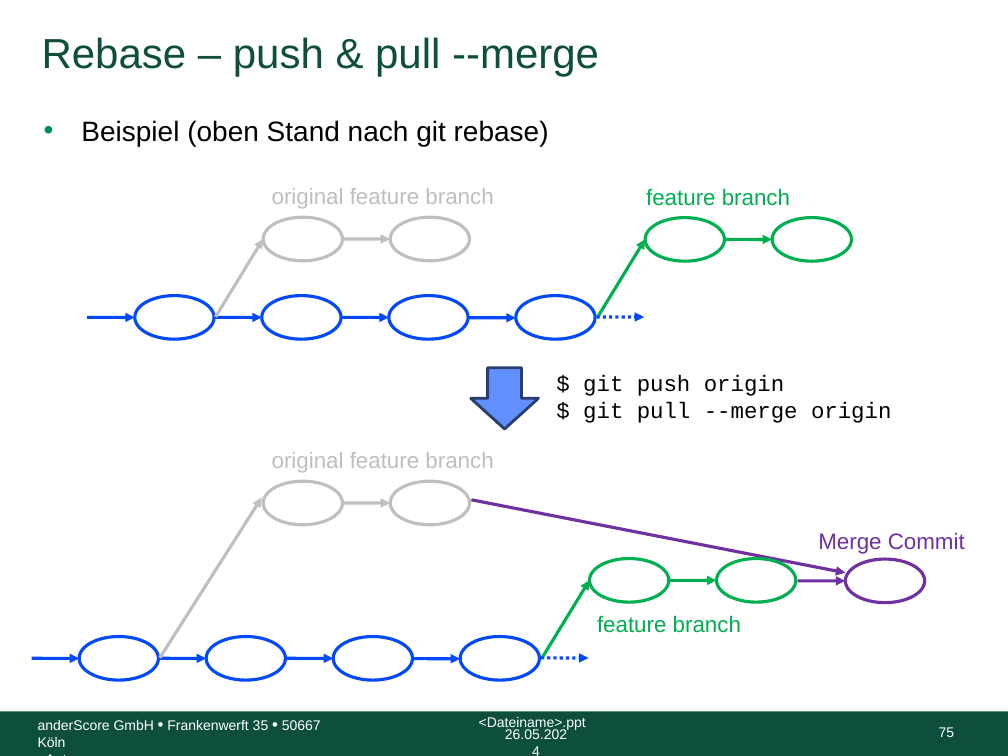
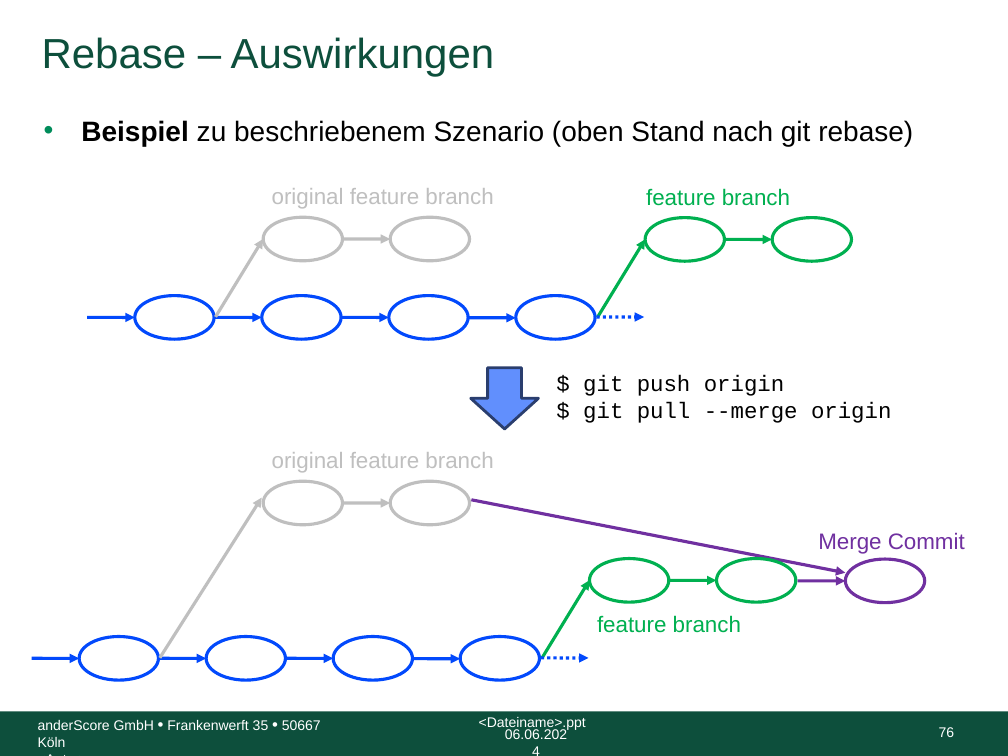
Before and after one commit to anderscore-gmbh/gitlab, a slide deck: slide 76 of slides/Tag-1_3-Merge-Rebase.pptx (slide 75 before the commit). Drawn at 1008x756 pixels with LibreOffice and Linux fonts; fonts in the diff are those of the drawing; background and template pictures are left out. Boxes give left, top, right and bottom in pixels: in the first picture for what was removed or moved away, otherwise in the second. Text is boxed around its words. In the diff, an @@ line names an element or a change of style, - is before the commit and + after.

```diff
--- a/slides/Tag-1_3-Merge-Rebase.pptx
+++ b/slides/Tag-1_3-Merge-Rebase.pptx
@@ title at [42, 37, 495, 76]: text changed @@
-Rebase – push & pull --merge
+Rebase – Auswirkungen
@@ text at [81, 120, 913, 146]: text changed @@
-• Beispiel (oben Stand nach git rebase)
+• Beispiel zu beschriebenem Szenario (oben Stand nach git rebase)
@@ text at [505, 729, 567, 739]: text changed @@
-26.05.2024
+06.06.2024
@@ page number at [939, 727, 955, 737]: text changed @@
-75
+76
```
Also in this commit, not shown: 79 other slides changed, 11 slides added, 9 slides removed, 5 other files.
